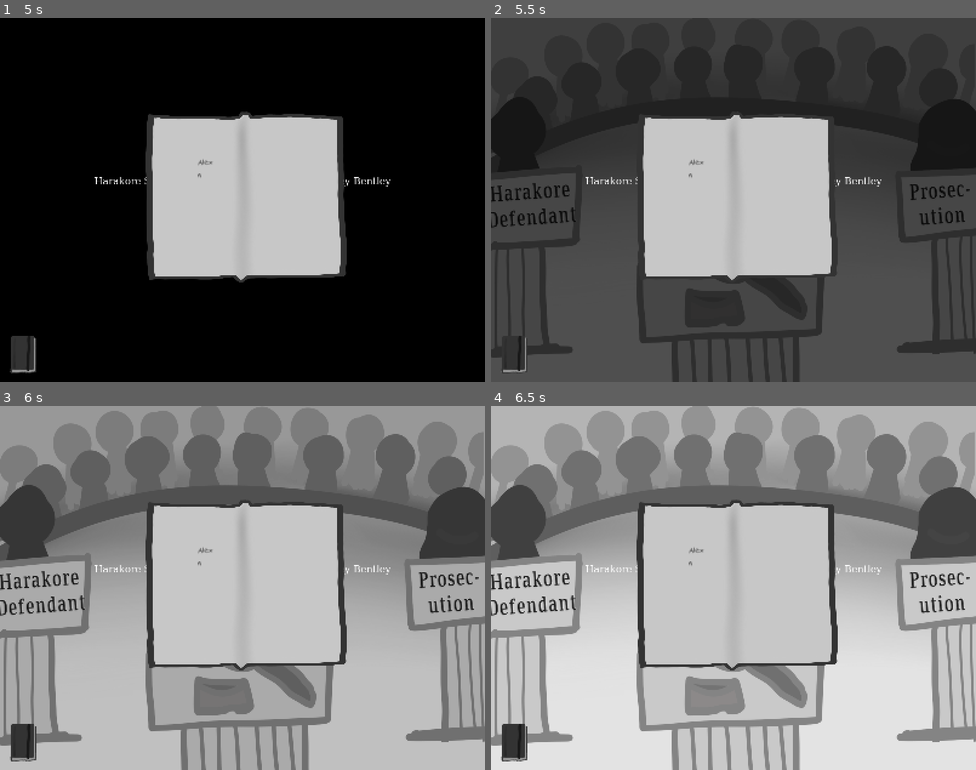
Above: before the commit, frames 1-4 (two rows, left to right).
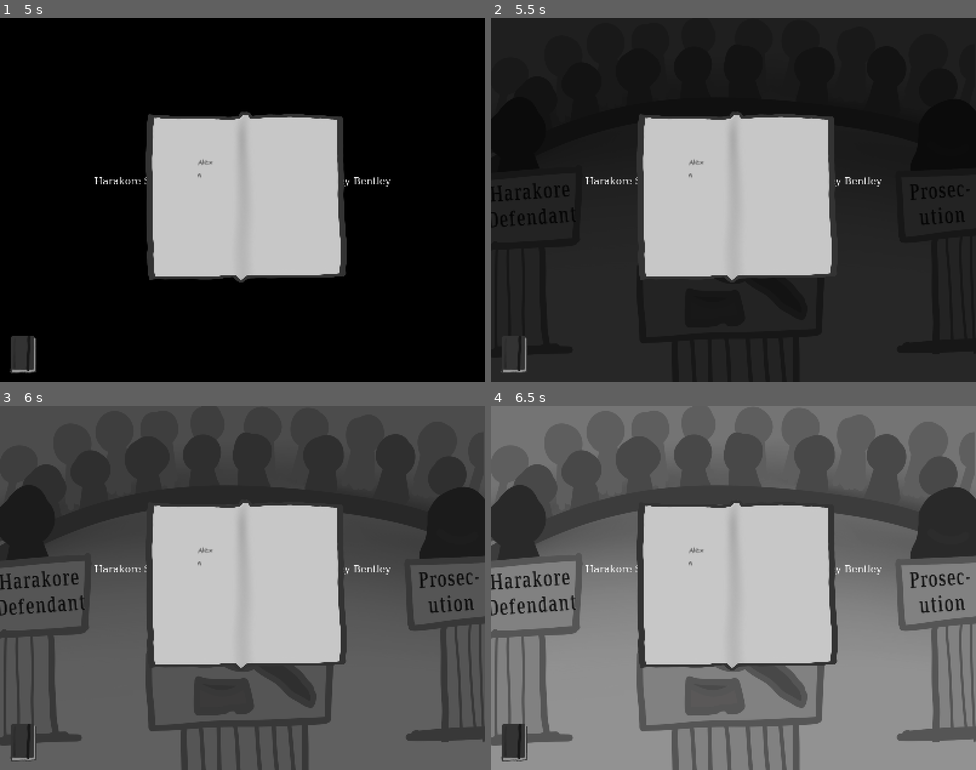
Above: after the commit, the same moments.

Repository: Logabe/crux
Game: Godot game, scene res://scenes/test.tscn
Two runs of this game, one before a commit and one after it. Both use one fixed random seed, a clock stepped at 60 frames per second and the inputs below. Sound files missing from this copy of the repository are replaced by a short silence.
Inputs (mouse positions are in pixels of both pictures, inside the frame that each line leads up to):
- Up to frame 1 (5 s): click (24, 352) at 0.5 s; click (261, 276) at 1.27 s; type "Alex" at 1.35 s; click (24, 352) at 2 s; click (24, 352) at 2.75 s; tap Enter at 3.5 s; move the mouse to (349, 181) at 3.52 s; hold N (toggle_notebook) 3.53-4.25 s; click (349, 181) at 3.67 s; click "Innocent" at 4.25 s
- Up to frame 2 (5.5 s): click "Guilty" at 5 s
- Up to frame 3 (6 s): click "Innocent" at 5.75 s
- Up to frame 4 (6.5 s): no input

Frame 1 is identical in both runs. In frame 2, 57% of the frame differs, in the area x 0-100%, y 0-100%; in frame 3, 81%; in frame 4, 77%.
Error before the commit: Invalid assignment of property or key 'color' with value of type 'Color' on a base object of type 'null instance'. (res://scene_transition.gd:7)

Commit message:
fixed the transitions
ayayayayayayayay

Diff:
--- a/cutscene.gd
+++ b/cutscene.gd
@@ -8,8 +8,10 @@
 func _ready() -> void:
 	background_sprite.visible = false
 	background_sprite.modulate.a = 0.0 # fully ransparent at the start
-	b1.pressed.connect($AnimationPlayer.play.bind("fade"))
-	b2.pressed.connect($AnimationPlayer.play.bind("fade"))
+	#b1.pressed.connect($AnimationPlayer.play.bind("fade"))
+	#b2.pressed.connect($AnimationPlayer.play.bind("fade"))
+	b1.pressed.connect(_on_choice_made)
+	b2.pressed.connect(_on_choice_made)
 	$Label.visible_characters = 0
 	var tween = create_tween()
 	tween.tween_property($Label, "visible_characters", len($Label.text), len($Label.text) * 0.05)
@@ -22,9 +24,12 @@
 
 	background_sprite.visible = true
 	var bg_tween = create_tween()
-	bg_tween.tween_property(background_sprite, "modulate:a", 2.0, 3.0).set_trans(Tween.TRANS_SINE).set_ease(Tween.EASE_OUT)
+	bg_tween.tween_property(background_sprite, "modulate:a", 1.0, 3.0).set_trans(Tween.TRANS_SINE).set_ease(Tween.EASE_OUT)
 
 
-
+func _on_choice_made() -> void:
+	$AnimationPlayer.play("fade")
+	await $AnimationPlayer.animation_finished
+	Globals.go_to_next()
 #func go_to_next():
 	#Globals.go_to_next()
--- a/globals.gd
+++ b/globals.gd
@@ -1,4 +1,10 @@
 extends Node
+
+# TO USE THIS GLOBAL JUST
+# AFTER EVERY SCENE USE
+# Globals.return_to_original()
+# TO GO BACK TO THE TEST SCENE AND MAKE THE PLAYER MAKE THE CHOICE AGAIN
+# !!!!1
 
 var i = 0 # Internal counter
 var sequence_index: int = 0
@@ -7,7 +13,7 @@
 var evidence_scenes: Array[String] = [
 	"res://scenes/scene_2.tscn",
 	"res://scenes/scene_3.tscn",
-	"scene_4.tscn"
+	"res://scenes/scene_4.tscn"
 ]
 
 const original_scene_path := "res://scenes/test.tscn"
--- a/mechanics/scene_transition.tscn
+++ b/mechanics/scene_transition.tscn
@@ -11,3 +11,4 @@
 anchor_bottom = 1.0
 grow_horizontal = 2
 grow_vertical = 2
+color = Color(0, 0, 0, 1)
--- a/project.godot
+++ b/project.godot
@@ -23,7 +23,7 @@
 ClickTracker="*uid://b3oxuqg50dovh"
 ZoomPopup="*uid://caxf2x22n7gf3"
 AudioGlobal="*uid://b7c1kg8lf1q3c"
-SceneTransition="*uid://dfrp8fxupp6cs"
+SceneTransition="*uid://bfps55yu7kpr2"
 
 [display]
 
--- a/scenes/scene_2.gd
+++ b/scenes/scene_2.gd
@@ -15,3 +15,8 @@
 
 	if total_count >= required_clicks:
 		next_arrow.visible = true
+
+
+
+func _on_transition_button_toggled(toggled_on: bool) -> void:
+	pass # Replace with function body.
--- a/scenes/scene_2.tscn
+++ b/scenes/scene_2.tscn
@@ -24,6 +24,7 @@
 [ext_resource type="Texture2D" uid="uid://dwoqyubfkp05t" path="res://assets/art/ArrowRightDefault.png" id="21_lkfw3"]
 [ext_resource type="Texture2D" uid="uid://cmsjgb7o40ckd" path="res://assets/art/ArrowRightOutlinedDark.png" id="22_xaq16"]
 [ext_resource type="Texture2D" uid="uid://w78oofi7e5an" path="res://assets/art/ArrowRightOutlinedLight.png" id="23_sivv1"]
+[ext_resource type="Script" uid="uid://cae4l33madkkp" path="res://scenes/transition_button.gd" id="25_xaq16"]
 
 [node name="Scene2" type="Control" unique_id=1981619829]
 layout_mode = 3
@@ -134,3 +135,6 @@
 texture_normal = ExtResource("23_sivv1")
 texture_pressed = ExtResource("21_lkfw3")
 texture_hover = ExtResource("22_xaq16")
+script = ExtResource("25_xaq16")
+
+[connection signal="pressed" from="TransitionButton" to="TransitionButton" method="_on_pressed"]
--- /dev/null
+++ b/scenes/transition_button.gd
@@ -0,0 +1,15 @@
+extends TextureButton
+
+
+# Called when the node enters the scene tree for the first time.
+func _ready() -> void:
+	pass # Replace with function body.
+
+
+# Called every frame. 'delta' is the elapsed time since the previous frame.
+func _process(delta: float) -> void:
+	pass
+
+
+func _on_pressed() -> void:
+	Globals.return_to_original()
Not shown, added: scenes/transition_button.gd.uid
